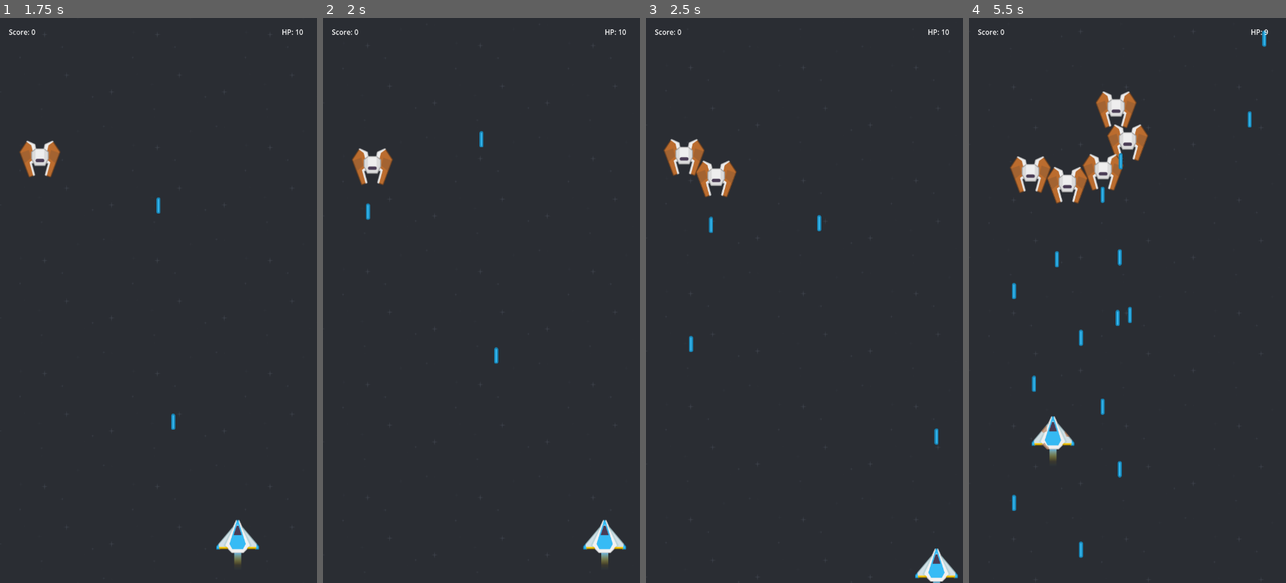
Above: before the commit, frames 1-4 (left to right).
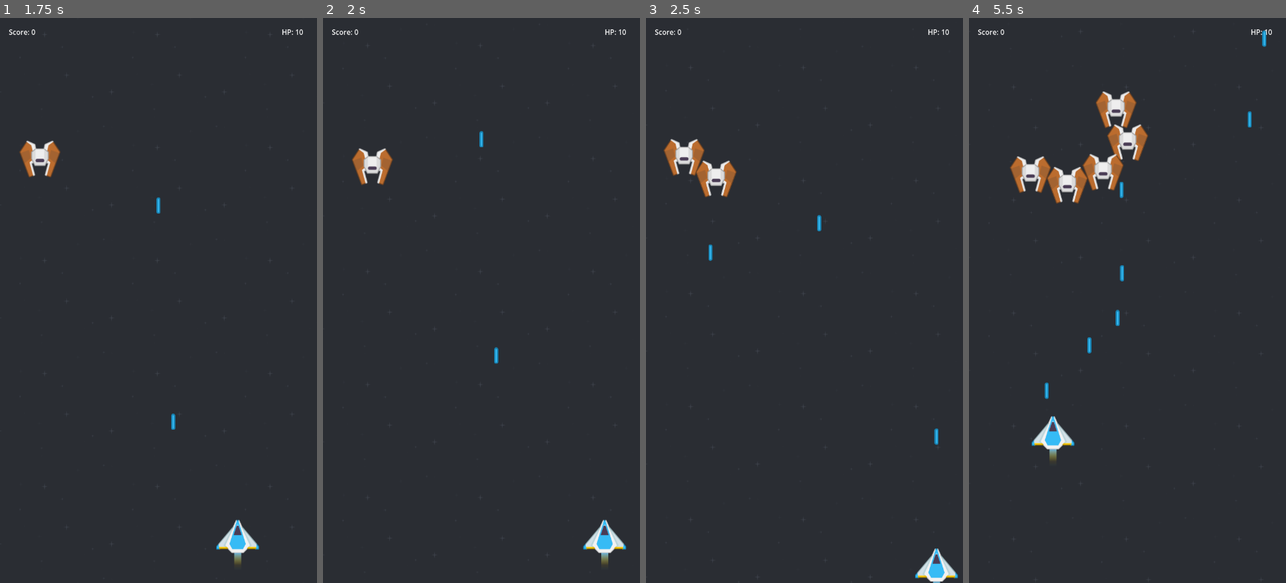
Above: after the commit, the same moments.

Repository: galih9/space-shooter
Game: Godot game, scene res://Scenes/Main.tscn
The game is run twice, just before and just after one commit, with the same random seed, the same clock (stepped at 60 frames per second) and the same inputs.
Inputs (mouse positions are in pixels of both pictures, inside the frame that each line leads up to):
- Up to frame 1 (1.75 s): click "START GAME" at 0.5 s; tap Enter at 1.25 s; move the mouse to (228, 272) at 1.27 s; hold Right (ui_right) from 1.28 s (still down); click (228, 272) at 1.35 s
- Up to frame 2 (2 s): keep holding Right (ui_right)
- Up to frame 3 (2.5 s): move the mouse to (741, 328) at 2.02 s; release Right (ui_right) at 2.03 s; hold Down (ui_down) from 2.03 s (still down); click (741, 328) at 2.1 s
- Up to frame 4 (5.5 s): move the mouse to (1159, 176) at 2.77 s; release Down (ui_down) at 2.78 s; hold Right (ui_right) 2.78-3.53 s; click (1159, 176) at 2.85 s; move the mouse to (1111, 413) at 3.52 s; hold Up (ui_up) 3.53-4.28 s; click (1111, 413) at 3.6 s; move the mouse to (1222, 385) at 4.27 s; hold Left (ui_left) from 4.28 s (still down); click (1222, 385) at 4.35 s; move the mouse to (1032, 215) at 5.02 s; click (1032, 215) at 5.1 s

Frame 1 is identical in both runs. In frame 2, less than 0.1% of the frame differs, in the area x 13-15%, y 32-36%; in frame 3, 0.1%; in frame 4, 0.7%, in the area x 13-96%, y 2-96%.

Commit message:
fix enemy spawner

Diff:
--- a/Scenes/enemy.tscn
+++ b/Scenes/enemy.tscn
@@ -11,3 +11,8 @@
 
 [node name="Body" type="Sprite2D" parent="." unique_id=2126922415]
 texture = ExtResource("1_hghv2")
+
+[node name="Timer" type="Timer" parent="." unique_id=182673810]
+unique_name_in_owner = true
+
+[connection signal="timeout" from="Timer" to="." method="_on_timer_timeout"]
--- a/Script/enemy.gd
+++ b/Script/enemy.gd
@@ -4,12 +4,11 @@
 
 @export var max_hp: int = 3
 @onready var current_hp: int = max_hp
-@export var shoot_interval: float = 0.5
 @export var score_value: int = 100
 @export var move_speed: float = 120.0  # set by spawner via meta
 
 const LASER_SCENE = preload("res://Scenes/laser.tscn")
-var shoot_timer: Timer
+@onready var shoot_timer: Timer = $Timer
 var _following_path: bool = false  # Set to true by spawner when using PathFollow2D
 
 @onready var body_sprite: Sprite2D = $Body
@@ -20,8 +19,14 @@
 	# Apply speed set by EnemySpawner via metadata
 	if has_meta("move_speed"):
 		move_speed = get_meta("move_speed")
+	# Timer is started externally by the spawner (with a stagger delay)
+	# so we don't call shoot_timer.start() here anymore
 
-	setup_shoot_timer()
+func start_shooting(delay: float = 0.0):
+	if delay > 0.0:
+		await get_tree().create_timer(delay).timeout
+	if is_instance_valid(self):
+		shoot_timer.start()
 
 func _physics_process(_delta):
 	# Only apply drift if NOT following a path (PathFollow2D handles movement instead)
@@ -33,22 +38,11 @@
 	if global_position.y > 800:
 		queue_free()
 
-func setup_shoot_timer():
-	shoot_timer = Timer.new()
-	shoot_timer.wait_time = shoot_interval
-	shoot_timer.autostart = true
-	shoot_timer.one_shot = false
-	shoot_timer.timeout.connect(_on_shoot_timer_timeout)
-	add_child(shoot_timer)
-	shoot_timer.start()
-
-func _on_shoot_timer_timeout():
-	shoot()
-
 func shoot():
 	var laser = LASER_SCENE.instantiate()
 	laser.global_position = global_position + Vector2(0, 40)
 	get_tree().root.add_child(laser)
+	laser.speed = 1000
 	laser.direction = Vector2.DOWN
 	laser.shooter_tag = "enemy"
 
@@ -70,3 +64,7 @@
 func die():
 	enemy_died.emit(score_value)
 	queue_free()
+
+
+func _on_timer_timeout() -> void:
+	shoot()
--- a/Script/enemy_spawner.gd
+++ b/Script/enemy_spawner.gd
@@ -10,6 +10,7 @@
 @export var enemy_count: int = 5
 @export var spawn_interval: float = 0.8   # seconds between each enemy spawn
 @export var path_travel_speed: float = 150.0  # pixels/sec along the path
+@export var shoot_stagger: float = 0.1    # extra delay between each enemy's first shot
 
 # Internal
 var _enemies_spawned: int = 0
@@ -62,6 +63,9 @@
 	var path_length: float = _path.curve.get_baked_length()
 	_animate_follower(follower, path_length)
 
+	# Start shooting with a stagger based on spawn order
+	enemy.start_shooting(_enemies_spawned * shoot_stagger)
+
 	_enemies_spawned += 1
 
 func _animate_follower(follower: PathFollow2D, path_length: float):
